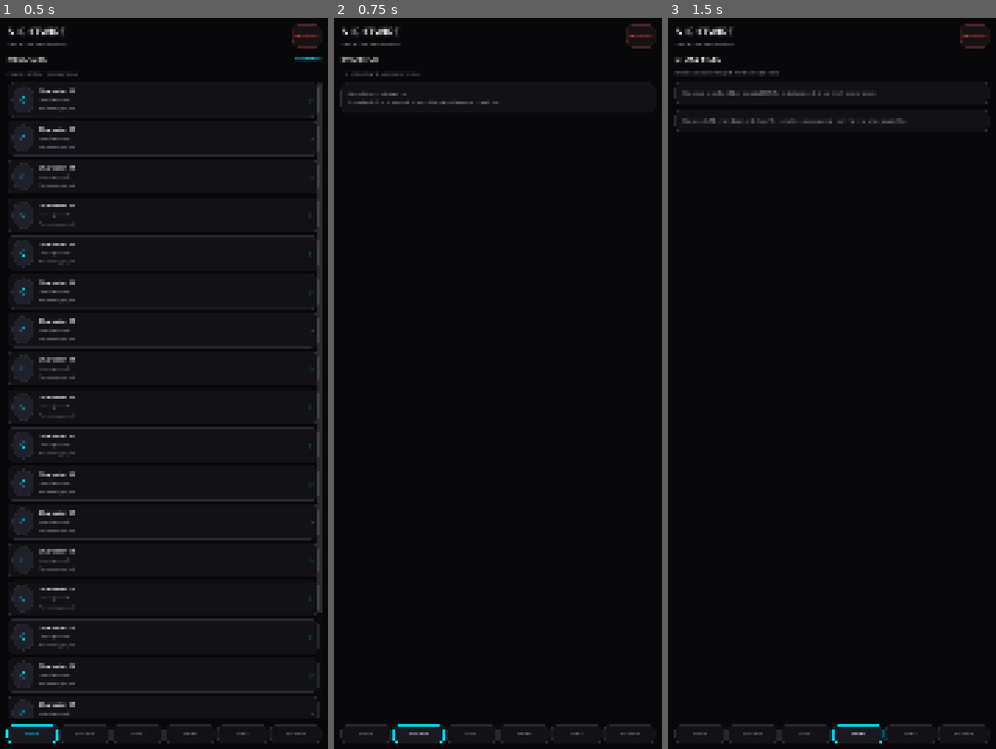
Above: before the commit, frames 1-3 (left to right).
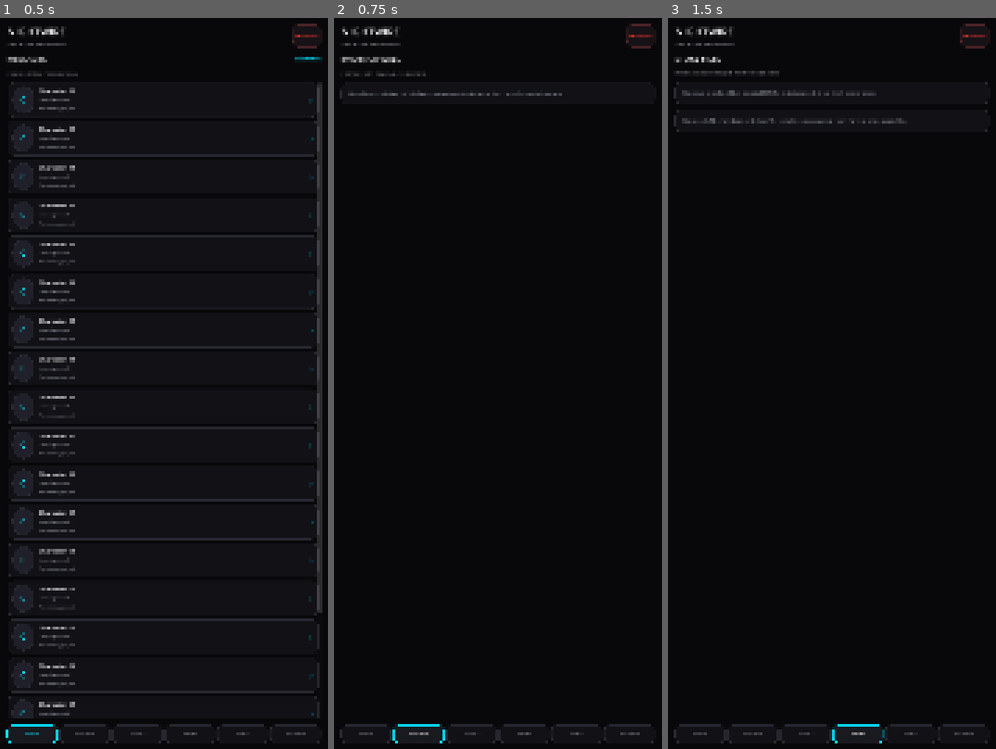
Above: after the commit, the same moments.

Repository: Nahiyan-WAE-Teams/NIGHTWIRE-GAME
Game: Godot game, scene res://scenes/main.tscn
The game is run twice, just before and just after one commit, with the same random seed, the same clock (stepped at 60 frames per second) and the same inputs.
Inputs:
- Up to frame 1 (0.5 s): no input
- Up to frame 2 (0.75 s): click "EVIDENCE" at 0.5 s
- Up to frame 3 (1.5 s): click "STORY" at 1.25 s

Frame 1 is identical in both runs. In frame 2, 0.3% of the frame differs, in the area x 1-70%, y 5-13%; in frame 3, nothing differs.

Commit message:
feat: add evidence corkboard and image reconstruction puzzle

Diff:
--- /dev/null
+++ b/scripts/ui/evidence_board.gd
@@ -0,0 +1,64 @@
+extends Control
+
+signal evidence_selected(record: Dictionary)
+
+const CARD_WIDTH: float = 310.0
+const CARD_HEIGHT: float = 154.0
+const COLUMN_GAP: float = 24.0
+const ROW_GAP: float = 34.0
+const BOARD_INSET: float = 12.0
+
+var records: Array[Dictionary] = []
+
+func _ready() -> void:
+	custom_minimum_size = Vector2(1000.0, maxf(220.0, _row_count() * (CARD_HEIGHT + ROW_GAP) + 32.0))
+	_build_cards()
+	queue_redraw()
+
+func _row_count() -> int:
+	return ceili(float(records.size()) / 3.0)
+
+func _card_position(index: int) -> Vector2:
+	var column: int = index % 3
+	var row: int = index / 3
+	return Vector2(BOARD_INSET + column * (CARD_WIDTH + COLUMN_GAP), BOARD_INSET + row * (CARD_HEIGHT + ROW_GAP))
+
+func _draw() -> void:
+	for index: int in range(records.size() - 1):
+		var start: Vector2 = _card_position(index) + Vector2(CARD_WIDTH * 0.5, CARD_HEIGHT * 0.5)
+		var finish: Vector2 = _card_position(index + 1) + Vector2(CARD_WIDTH * 0.5, CARD_HEIGHT * 0.5)
+		draw_line(start, finish, Color("#8D292B"), 3.0, true)
+		draw_circle(start, 5.0, Color("#FF3B30"))
+	if not records.is_empty():
+		var last: Vector2 = _card_position(records.size() - 1) + Vector2(CARD_WIDTH * 0.5, CARD_HEIGHT * 0.5)
+		draw_circle(last, 5.0, Color("#FF3B30"))
+
+func _build_cards() -> void:
+	for index: int in range(records.size()):
+		var record: Dictionary = records[index]
+		var card: Button = Button.new()
+		card.position = _card_position(index)
+		card.custom_minimum_size = Vector2(CARD_WIDTH, CARD_HEIGHT)
+		card.size = card.custom_minimum_size
+		card.text = "▰  " + str(record.get("title", "Evidence")) + "\\n\\n" + str(record.get("description", "Unclassified clue"))
+		card.alignment = HORIZONTAL_ALIGNMENT_LEFT
+		card.add_theme_font_size_override("font_size", 16)
+		card.add_theme_color_override("font_color", Color("#EAEAEA"))
+		var style: StyleBoxFlat = StyleBoxFlat.new()
+		style.bg_color = Color("#17171D")
+		style.border_color = Color("#633033")
+		style.set_border_width_all(2)
+		style.set_corner_radius_all(10)
+		style.content_margin_left = 14.0
+		style.content_margin_right = 14.0
+		style.content_margin_top = 12.0
+		style.content_margin_bottom = 12.0
+		card.add_theme_stylebox_override("normal", style)
+		var hover: StyleBoxFlat = style.duplicate() as StyleBoxFlat
+		hover.border_color = Color("#FF3B30")
+		card.add_theme_stylebox_override("hover", hover)
+		card.pressed.connect(_select_record.bind(record))
+		add_child(card)
+
+func _select_record(record: Dictionary) -> void:
+	evidence_selected.emit(record)
--- /dev/null
+++ b/scripts/ui/image_reconstruction.gd
@@ -0,0 +1,107 @@
+extends VBoxContainer
+
+signal order_verified
+
+const EXPECTED_ORDER: Array[int] = [1, 2, 3, 4]
+const START_ORDER: Array[int] = [3, 1, 4, 2]
+const TILE_NAMES: Array[String] = ["FRAME 01", "FRAME 02", "FRAME 03", "FRAME 04"]
+
+var tile_order: Array[int] = START_ORDER.duplicate()
+var selected_index: int = -1
+var tile_buttons: Array[Button] = []
+var status_label: Label
+
+func _ready() -> void:
+	add_theme_constant_override("separation", 10)
+	var panel: PanelContainer = PanelContainer.new()
+	var style: StyleBoxFlat = StyleBoxFlat.new()
+	style.bg_color = Color("#111116")
+	style.border_color = Color("#292932")
+	style.set_border_width_all(1)
+	style.set_corner_radius_all(18)
+	panel.add_theme_stylebox_override("panel", style)
+	add_child(panel)
+	var content: VBoxContainer = VBoxContainer.new()
+	content.add_theme_constant_override("separation", 10)
+	panel.add_child(content)
+	var title: Label = Label.new()
+	title.text = "03  IMAGE RECONSTRUCTION"
+	title.add_theme_color_override("font_color", Color("#00E5FF"))
+	title.add_theme_font_size_override("font_size", 17)
+	content.add_child(title)
+	var hint: Label = Label.new()
+	hint.text = "Select two frames to swap their positions. Rebuild the sequence."
+	hint.autowrap_mode = TextServer.AUTOWRAP_WORD_SMART
+	hint.add_theme_color_override("font_color", Color("#858591"))
+	content.add_child(hint)
+	var grid: GridContainer = GridContainer.new()
+	grid.columns = 2
+	grid.add_theme_constant_override("h_separation", 8)
+	grid.add_theme_constant_override("v_separation", 8)
+	content.add_child(grid)
+	for index: int in range(tile_order.size()):
+		var tile: Button = Button.new()
+		tile.custom_minimum_size = Vector2(0, 64)
+		tile.size_flags_horizontal = Control.SIZE_EXPAND_FILL
+		tile.add_theme_color_override("font_color", Color("#EAEAEA"))
+		tile.add_theme_stylebox_override("normal", _tile_style(false))
+		tile.pressed.connect(_select_tile.bind(index))
+		tile_buttons.append(tile)
+		grid.add_child(tile)
+	status_label = Label.new()
+	status_label.text = "SEQUENCE CORRUPTED"
+	status_label.add_theme_color_override("font_color", Color("#858591"))
+	content.add_child(status_label)
+	var verify: Button = Button.new()
+	verify.text = "RECONSTRUCT FRAME ORDER"
+	verify.custom_minimum_size.y = 52
+	verify.add_theme_color_override("font_color", Color("#00E5FF"))
+	verify.pressed.connect(_verify_order)
+	content.add_child(verify)
+	_refresh_tiles()
+
+func _tile_style(selected: bool) -> StyleBoxFlat:
+	var style: StyleBoxFlat = StyleBoxFlat.new()
+	style.bg_color = Color("#20202A") if selected else Color("#191920")
+	style.border_color = Color("#00E5FF") if selected else Color("#292932")
+	style.set_border_width_all(2 if selected else 1)
+	style.set_corner_radius_all(12)
+	return style
+
+func _select_tile(index: int) -> void:
+	if selected_index == -1:
+		selected_index = index
+	else:
+		if selected_index != index:
+			swap_positions(selected_index, index)
+		selected_index = -1
+	_refresh_tiles()
+
+func swap_positions(first: int, second: int) -> bool:
+	if first < 0 or second < 0 or first >= tile_order.size() or second >= tile_order.size() or first == second:
+		return false
+	var value: int = tile_order[first]
+	tile_order[first] = tile_order[second]
+	tile_order[second] = value
+	return true
+
+func get_order() -> Array[int]:
+	return tile_order.duplicate()
+
+func is_solved() -> bool:
+	return PuzzleManager.validate_image_order(EXPECTED_ORDER, tile_order)
+
+func _verify_order() -> void:
+	if is_solved():
+		status_label.text = "IMAGE RESTORED  /  CLUE SYNCHRONIZED"
+		status_label.add_theme_color_override("font_color", Color("#00E5FF"))
+		order_verified.emit()
+	else:
+		status_label.text = "NOT YET  /  CHECK THE FRAME ORDER"
+		status_label.add_theme_color_override("font_color", Color("#FF3B30"))
+
+func _refresh_tiles() -> void:
+	for index: int in range(tile_buttons.size()):
+		var button: Button = tile_buttons[index]
+		button.text = TILE_NAMES[tile_order[index] - 1] + "  /  " + str(tile_order[index])
+		button.add_theme_stylebox_override("normal", _tile_style(index == selected_index))
--- a/scripts/ui/main.gd
+++ b/scripts/ui/main.gd
@@ -334,27 +334,30 @@
 	dialog.popup_centered(Vector2i(560, 360))
 
 func _render_evidence() -> void:
-	page.add_child(_label("EVIDENCE", 25, TEXT_MAIN, true))
-	page.add_child(_label("THE DETAILS THAT REFUSE TO STAY BURIED.", 12, TEXT_MUTED))
+	page.add_child(_label("EVIDENCE WALL", 25, TEXT_MAIN, true))
+	page.add_child(_label("EVERY CLUE IS A THREAD. PULL THE RIGHT ONE.", 12, TEXT_MUTED))
 	var records: Array[Dictionary] = EvidenceManager.get_unlocked()
 	if records.is_empty():
-		page.add_child(_empty_panel("No evidence collected yet.\nEpisode choices can unlock photos, files, recordings and clues here."))
+		page.add_child(_empty_panel("No evidence collected yet.\\nEpisode choices can unlock photos, files, recordings and clues here."))
 		return
 	var scroll: ScrollContainer = ScrollContainer.new()
 	scroll.size_flags_vertical = Control.SIZE_EXPAND_FILL
+	scroll.horizontal_scroll_mode = ScrollContainer.SCROLL_MODE_DISABLED
 	page.add_child(scroll)
-	var list: VBoxContainer = VBoxContainer.new()
-	list.size_flags_horizontal = Control.SIZE_EXPAND_FILL
-	list.add_theme_constant_override("separation", 12)
-	scroll.add_child(list)
-	for record: Dictionary in records:
-		var card: PanelContainer = PanelContainer.new()
-		card.add_theme_stylebox_override("panel", _panel_style(SURFACE, BORDER, 18))
-		var content: VBoxContainer = VBoxContainer.new()
-		content.add_child(_label(str(record.get("title", "Evidence")), 18, TEXT_MAIN, true))
-		content.add_child(_label(str(record.get("description", "")), 14, TEXT_MUTED))
-		card.add_child(content)
-		list.add_child(card)
+	var board: Control = load("res://scripts/ui/evidence_board.gd").new()
+	board.records = records
+	board.size_flags_horizontal = Control.SIZE_EXPAND_FILL
+	scroll.add_child(board)
+	board.evidence_selected.connect(_show_evidence_detail)
+	board.queue_redraw()
+
+func _show_evidence_detail(record: Dictionary) -> void:
+	var dialog: AcceptDialog = AcceptDialog.new()
+	dialog.title = str(record.get("title", "EVIDENCE")).to_upper()
+	dialog.dialog_text = str(record.get("description", "No details attached."))
+	add_child(dialog)
+	dialog.confirmed.connect(dialog.queue_free)
+	dialog.popup_centered(Vector2i(560, 320))
 
 func _render_people() -> void:
 	page.add_child(_label("THE CONTACTS", 25, TEXT_MAIN, true))
@@ -499,6 +502,14 @@
 	password_panel.add_child(password_box)
 	page.add_child(password_panel)
 
+	var reconstruction: VBoxContainer = load("res://scripts/ui/image_reconstruction.gd").new()
+	reconstruction.size_flags_horizontal = Control.SIZE_EXPAND_FILL
+	reconstruction.order_verified.connect(_on_image_reconstruction_solved)
+	page.add_child(reconstruction)
+
+func _on_image_reconstruction_solved() -> void:
+	PuzzleManager.complete_puzzle("image_reconstruction_solved")
+
 func _pattern_strings() -> PackedStringArray:
 	var values: PackedStringArray = PackedStringArray()
 	for number: int in pattern_entry:
--- a/tests/runtime_smoke.gd
+++ b/tests/runtime_smoke.gd
@@ -18,6 +18,12 @@
 	_expect(not PuzzleManager.validate_pattern([2, 4, 1, 3], [2, 3, 4, 1]), "pattern puzzle rejects an incorrect sequence")
 	_expect(PuzzleManager.validate_anagram("NIGHT", "htgin"), "password puzzle accepts case-insensitive anagrams")
 	_expect(not PuzzleManager.validate_anagram("NIGHT", "nightwire"), "password puzzle rejects unrelated text")
+	var reconstruction: VBoxContainer = load("res://scripts/ui/image_reconstruction.gd").new()
+	_expect(not reconstruction.is_solved(), "image reconstruction starts in a scrambled state")
+	_expect(reconstruction.swap_positions(0, 1), "image reconstruction allows a valid tile swap")
+	_expect(not reconstruction.swap_positions(-1, 2), "image reconstruction rejects out-of-range tile swaps")
+	_expect(reconstruction.get_order() == [1, 3, 4, 2], "image reconstruction preserves the resulting frame order")
+	reconstruction.free()
 	PuzzleManager.complete_puzzle("runtime_test_flag")
 	_expect(bool(StoryManager.get_flags().get("runtime_test_flag", false)), "puzzle completion writes a persistent story flag")
 	SpyManager.reset_suspicion("contact_01")
